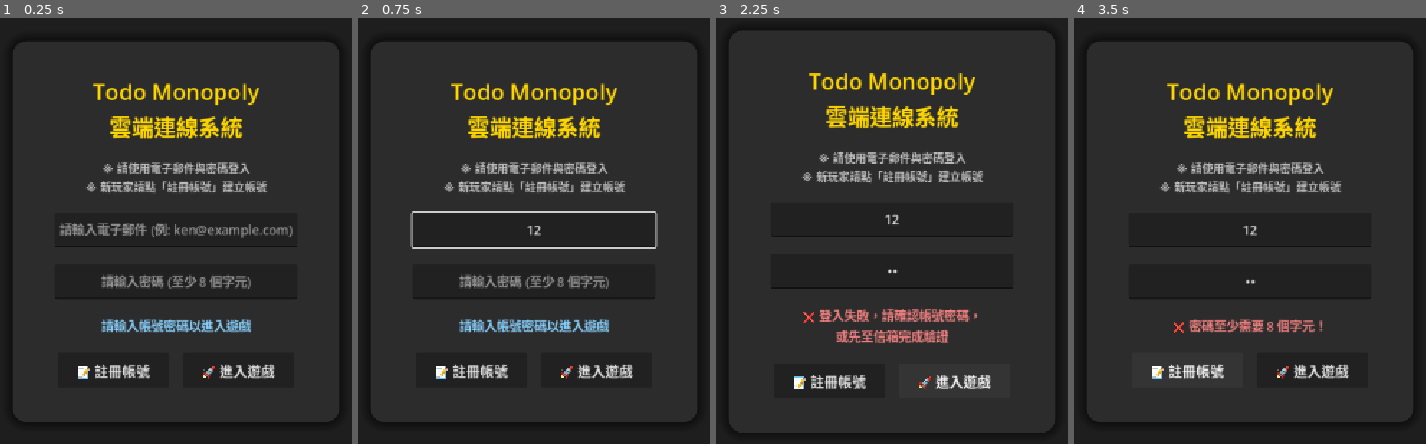
Above: before the commit, frames 1-4 (left to right).
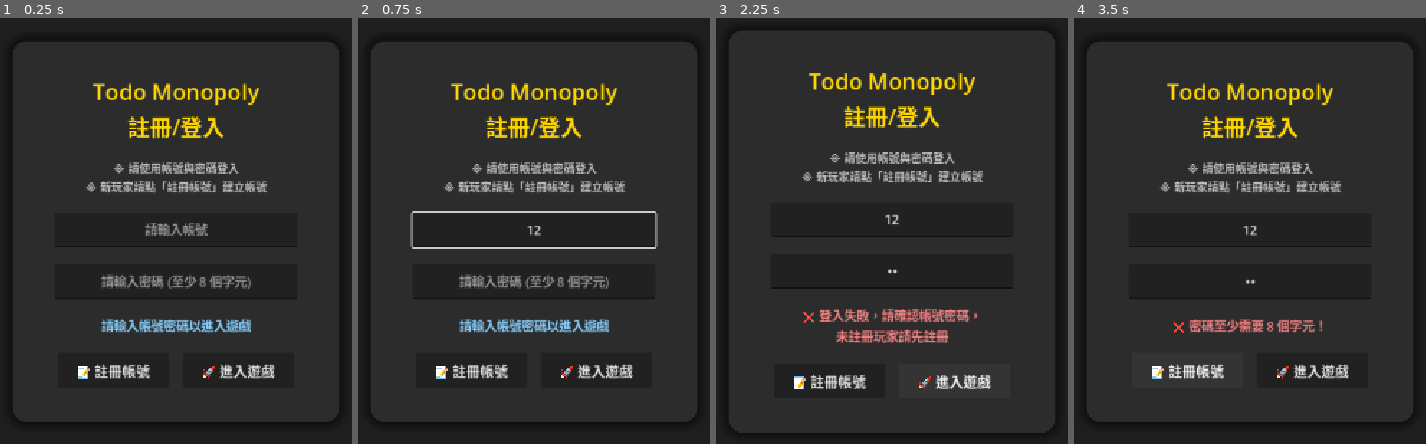
Above: after the commit, the same moments.

Repository: mirloss695/todo-monopoly
Game: Godot game, scene res://login.tscn
Two runs of this game, one before a commit and one after it. Both use one fixed random seed, a clock stepped at 60 frames per second and the inputs below.
Inputs (mouse positions are in pixels of both pictures, inside the frame that each line leads up to):
- Up to frame 1 (0.25 s): no input
- Up to frame 2 (0.75 s): click (534, 231) at 0.52 s; type "12" at 0.6 s
- Up to frame 3 (2.25 s): click (892, 282) at 0.75 s; type "12" at 0.83 s; click "📝 註冊帳號" at 1.25 s; click "🚀 進入遊戲" at 2 s
- Up to frame 4 (3.5 s): click "📝 註冊帳號" at 2.75 s

The runs differ from the first frame. In frame 1, 3.3% of the frame differs, in the area x 16-84%, y 23-52%; in frame 2, 2.2%; in frame 3, 2.9%; in frame 4, 2.2%.
Error in both runs: Invalid operands 'String' and 'int' in operator '+'. (res://addons/LootLockerSDK/Game/Internals/LootLockerInternal_HTTPClient.gd:77)

Commit message:
修正註冊登入介面文本

Diff:
--- a/login/login.gd
+++ b/login/login.gd
@@ -44,7 +44,7 @@
 	var password = password_input.text.strip_edges()
 
 	if email == "" or password == "":
-		_set_status("❌ 電子郵件與密碼不可為空！", Color.LIGHT_CORAL)
+		_set_status("❌ 帳號與密碼不可為空！", Color.LIGHT_CORAL)
 		return
 
 	if password.length() < 8:
@@ -58,9 +58,9 @@
 	_set_buttons_disabled(false)
 
 	if response.success:
-		_set_status("✅ 帳號建立成功！\n請至信箱驗證後再登入。", Color.GREEN_YELLOW)
+		_set_status("✅ 帳號建立成功！", Color.GREEN_YELLOW)
 	else:
-		_set_status("❌ 建立帳號失敗，該信箱可能已被使用", Color.LIGHT_CORAL)
+		_set_status("❌ 建立帳號失敗，該帳號可能已被使用", Color.LIGHT_CORAL)
 
 # ==========================================
 # 🚀 登入並開始遊戲
@@ -70,7 +70,7 @@
 	var password = password_input.text.strip_edges()
 
 	if email == "" or password == "":
-		_set_status("❌ 電子郵件與密碼不可為空！", Color.LIGHT_CORAL)
+		_set_status("❌ 帳號與密碼不可為空！", Color.LIGHT_CORAL)
 		return
 
 	_set_status("⏳ 正在連線至雲端伺服器...", Color.YELLOW)
@@ -90,4 +90,4 @@
 
 		get_tree().change_scene_to_file("res://main.tscn")
 	else:
-		_set_status("❌ 登入失敗，請確認帳號密碼，\n或先至信箱完成驗證", Color.LIGHT_CORAL)
+		_set_status("❌ 登入失敗，請確認帳號密碼，\n未註冊玩家請先註冊", Color.LIGHT_CORAL)
--- a/login/login_ui_builder.gd
+++ b/login/login_ui_builder.gd
@@ -39,14 +39,14 @@
 
 	# --- 標題 ---
 	var title_label = Label.new()
-	title_label.text = "Todo Monopoly\n雲端連線系統"
+	title_label.text = "Todo Monopoly\n註冊/登入"
 	title_label.horizontal_alignment = HORIZONTAL_ALIGNMENT_CENTER
 	title_label.add_theme_font_size_override("font_size", 32)
 	title_label.set("theme_override_colors/font_color", Color.GOLD)
 	vbox.add_child(title_label)
 
 	var desc_label = Label.new()
-	desc_label.text = "※ 請使用電子郵件與密碼登入\n※ 新玩家請點「註冊帳號」建立帳號"
+	desc_label.text = "※ 請使用帳號與密碼登入\n※ 新玩家請點「註冊帳號」建立帳號"
 	desc_label.horizontal_alignment = HORIZONTAL_ALIGNMENT_CENTER
 	desc_label.add_theme_font_size_override("font_size", 16)
 	desc_label.set("theme_override_colors/font_color", Color.GRAY)
@@ -54,7 +54,7 @@
 
 	# --- 輸入框 ---
 	var email_input = LineEdit.new()
-	email_input.placeholder_text = "請輸入電子郵件 (例: ken@example.com)"
+	email_input.placeholder_text = "請輸入帳號"
 	email_input.custom_minimum_size = Vector2(350, 50)
 	email_input.add_theme_font_size_override("font_size", 18)
 	email_input.alignment = HORIZONTAL_ALIGNMENT_CENTER
